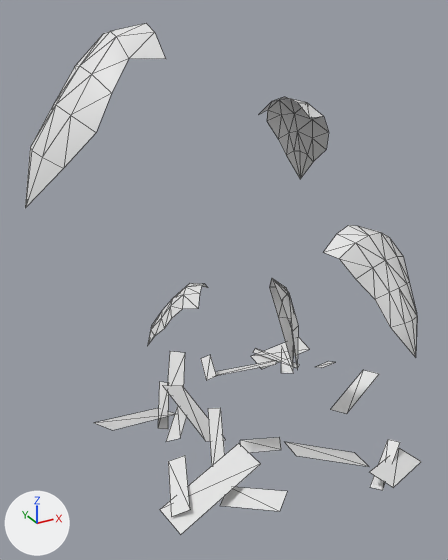
The OBJ model game/assets/models/plants/SM_Plant_PhilodendronClimbing_Leaf_LOD1.obj as it was, and as the next commit left it.
Camera for both pictures: a camera (50 mm lens) standing at (-2.26, -3.4, 3.0) and looking at (-0.4, -0.02, 1.31). The lights are fixed; the arrows at lower left show +X, +Y and +Z. The first picture is the older version. Mesh edges are drawn as thin lines. Where no turn or scale is listed for an object, it has been applied to the vertices. Vertices at exactly the same position are counted once.

In view in the first picture: 'SM_Plant_PhilodendronClimbing_Leaf_LOD1'.
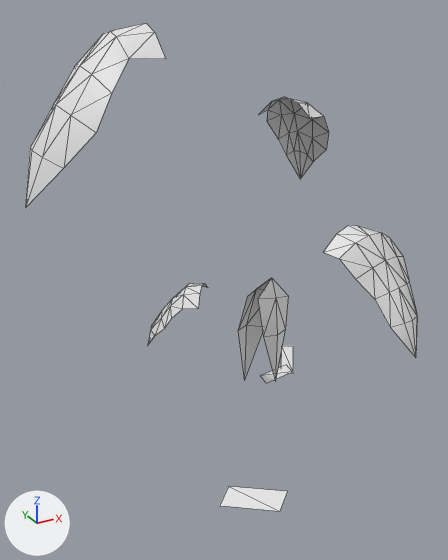
Pixel boxes [x1, y1, x2, y2] of what changed, in the pictures (448 x 560 px; the box of a moved part takes in the faces that stretch with it):
'SM_Plant_PhilodendronClimbing_Leaf_LOD1', reshaped
    before: [25, 23, 421, 534]
    after: [25, 23, 417, 511]
part 1 of me_sm_plant_philodendronclimbing_leaf_lod1, deleted
    before: [95, 348, 421, 534]
part 2 of me_sm_plant_philodendronclimbing_leaf_lod1, moved or reshaped
    before: [251, 337, 309, 369]
    after: [261, 365, 292, 383]
part 3 of me_sm_plant_philodendronclimbing_leaf_lod1, moved or reshaped
    before: [269, 278, 298, 366]
    after: [238, 278, 288, 382]

The change in detail:
me_sm_plant_philodendronclimbing_leaf_lod1 is used by ob_sm_plant_philodendronclimbing_leaf_lod1; location (0.0, 0.0, 0.0).
Verts and faces of me_sm_plant_philodendronclimbing_leaf_lod1; kept vertices keep their numbers, new ones are numbered from 199.
Before the commit, vertices of me_sm_plant_philodendronclimbing_leaf_lod1: 112 (0.35, 0.64, 0.03) at pixel (261, 369), 113 (0.93, 0.71, 0.04) at pixel (309, 349), 114 (0.91, 0.87, 0.1) at pixel (298, 337), 115 (0.33, 0.8, 0.08) at pixel (250, 356).
me_sm_plant_philodendronclimbing_leaf_lod1 had 199 vertices, 200 faces and spanned x -1.65..1.1, y -1.22..1.16, z -0.09..2.93.
me_sm_plant_philodendronclimbing_leaf_lod1 now has 131 vertices, 166 faces and spans x -1.65..0.97, y -1.22..1.06, z -0.03..2.93.
me_sm_plant_philodendronclimbing_leaf_lod1 part 1: 17 loose pieces with 68 vertices, spanning x -1.26..1.1, y -1.14..1.16, z -0.09..0.2, are deleted.
Part 2, on me_sm_plant_philodendronclimbing_leaf_lod1:
Vertex 112 moves to (0.26, 0.43, 0.03), pixel (266, 383).
Vertex 113 moves to (0.56, 0.46, 0.03), pixel (292, 371).
Vertex 114 moves to (0.55, 0.54, 0.07), pixel (286, 364).
Vertex 115 moves to (0.25, 0.51, 0.06), pixel (260, 375).
Part 3, on me_sm_plant_philodendronclimbing_leaf_lod1:
14 vertices are removed from x 0.0..0.23, y -0.17..0.13, z 0.43..1.13.
16 faces are deleted.
14 vertices are added at x -0.15..0.11, y -0.18..0.27, z 0.24..1.14.
16 new faces join them.
